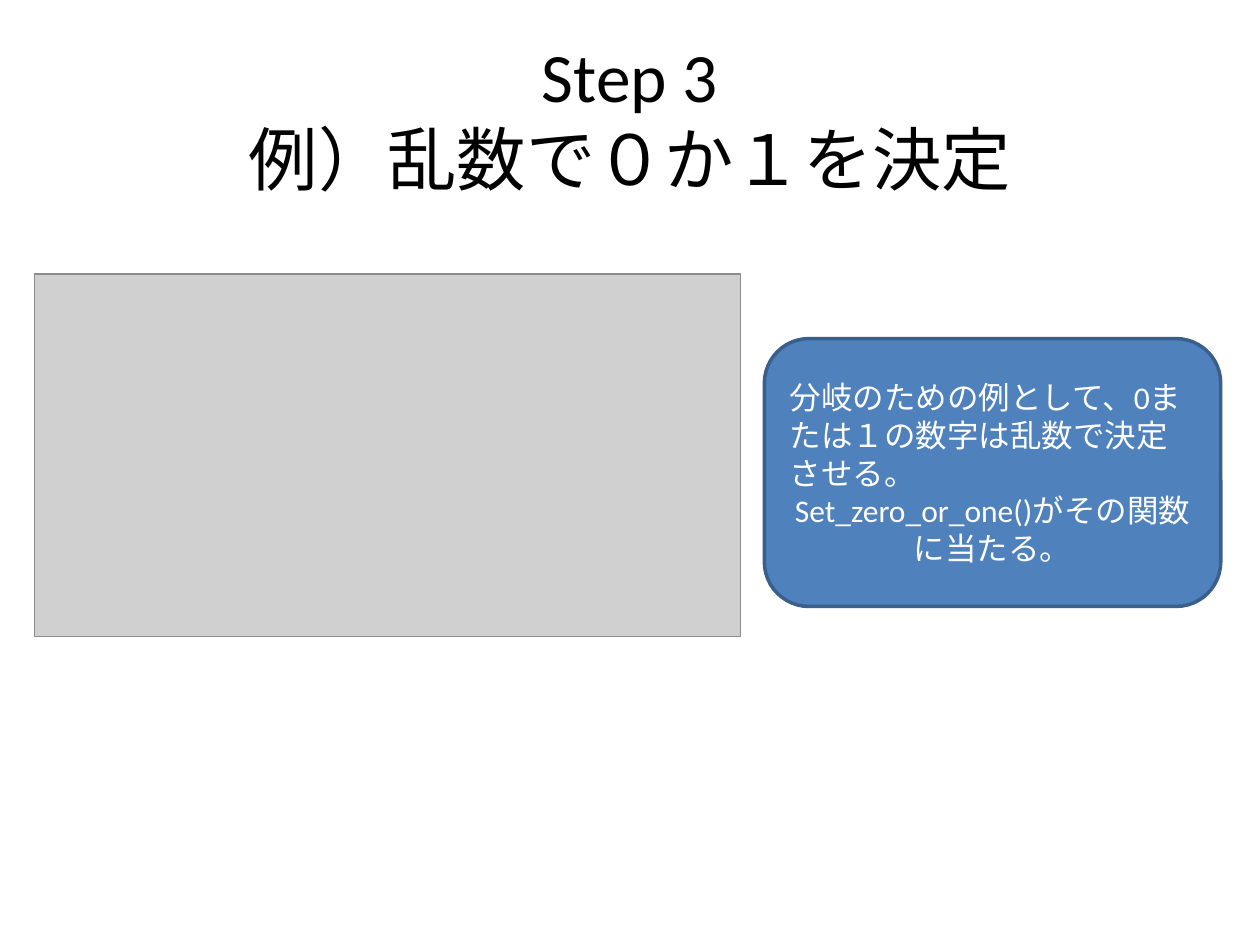
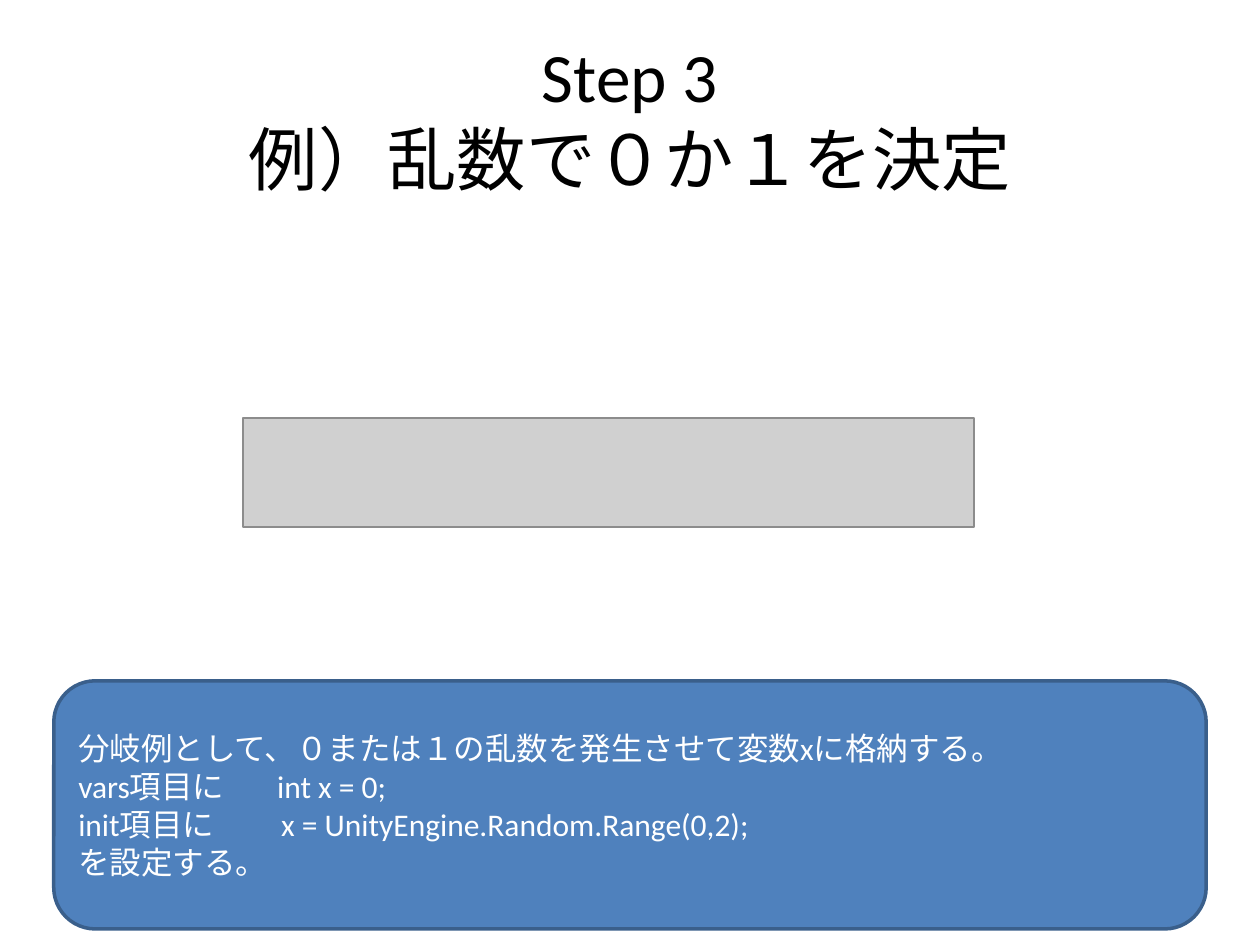
Before and after one commit to NNNIC/psgg-unity-tutorial, a slide deck: slide 5 of PSGG Unity Tutorial #2.pptx. Drawn at 1260x945 pixels with LibreOffice and Linux fonts; fonts in the diff are those of the drawing; grey boxes stand for pictures. Boxes give left, top, right and bottom in pixels: in the first picture for what was removed or moved away, otherwise in the second. Text is boxed around its words. In the diff, an @@ line names an element or a change of style, - is before the commit and + after.

```diff
--- a/PSGG Unity Tutorial #2.pptx
+++ b/PSGG Unity Tutorial #2.pptx
@@ picture removed at [35,275,741,638] @@
@@ picture added at [243,418,974,527] @@
@@ rounded rectangle "分岐例として、０または１の乱数を発生させて変数xに格納する。": place and size @@
-rounded rectangle "分岐例として、０または１の乱数を発生させて変数xに格納する。" at [765,339,1221,607]
+rounded rectangle "分岐例として、０または１の乱数を発生させて変数xに格納する。" at [54,680,1207,929]
@@ text in rounded rectangle at [78,733,1003,877]: text changed @@
-分岐のための例として、0または１の数字は乱数で決定させる。
-Set_zero_or_one()がその関数に当たる。
+分岐例として、０または１の乱数を発生させて変数xに格納する。
+vars項目に int x = 0;
+init項目に x = UnityEngine.Random.Range(0,2);
+を設定する。
```
Also in this commit, not shown: 10 other slides changed, 4 slides added, 6 slides removed, 3 other files.
